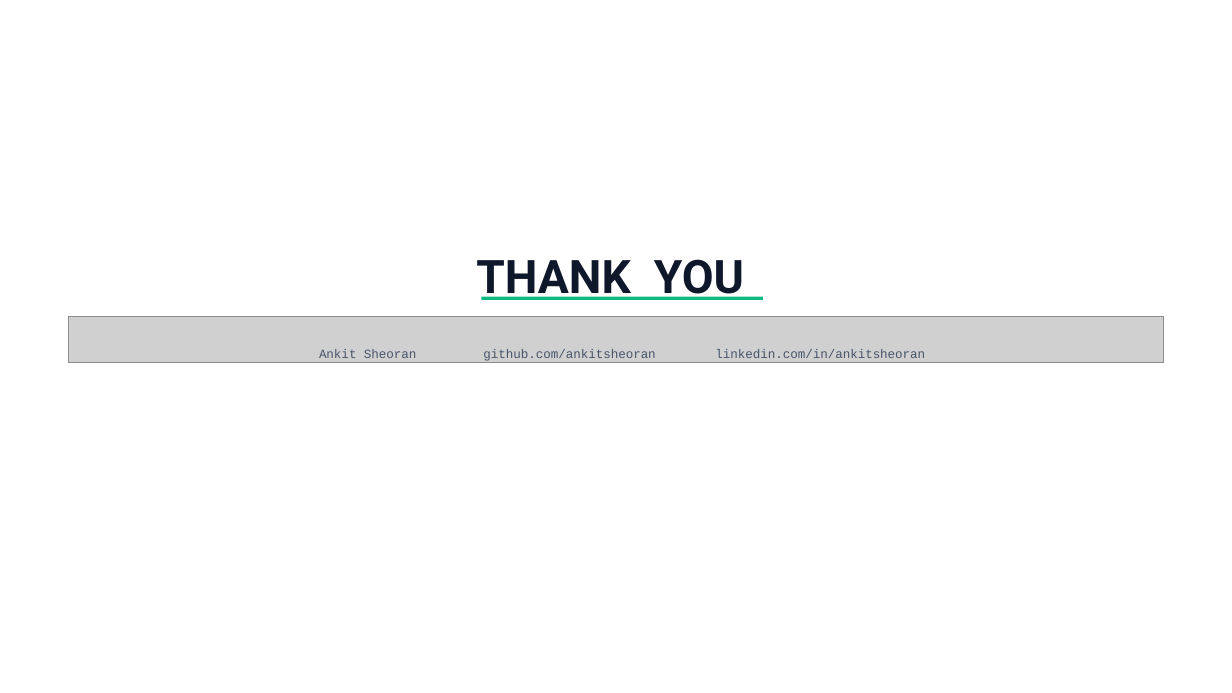
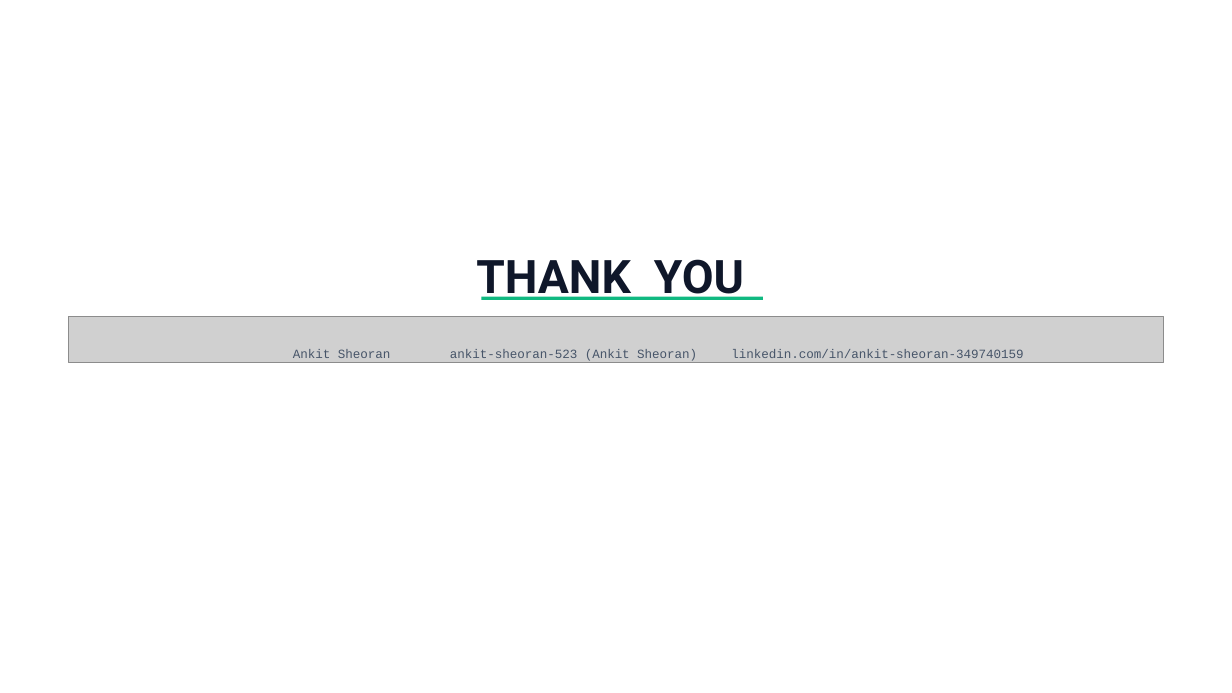
Before and after one commit to ankit-sheoran-523/Excel, a slide deck: slide 13 of Procurement & Supply Chain Analysis/Procurement_dashboard.pptx. Drawn at 1232x693 pixels with LibreOffice and Linux fonts; fonts in the diff are those of the drawing; grey boxes stand for pictures; background and template pictures are left out. Boxes give left, top, right and bottom in pixels: in the first picture for what was removed or moved away, otherwise in the second. Text is boxed around its words. In the diff, an @@ line names an element or a change of style, - is before the commit and + after.

```diff
--- a/Procurement & Supply Chain Analysis/Procurement_dashboard.pptx
+++ b/Procurement & Supply Chain Analysis/Procurement_dashboard.pptx
@@ text "Ankit Sheoran": place and size @@
-text "Ankit Sheoran" at <box>319,349,417,358</box>
+text "Ankit Sheoran" at <box>293,349,391,358</box>
@@ text at <box>450,349,697,361</box>: text changed @@
-github.com/ankitsheoran
+ankit-sheoran-523 (Ankit Sheoran)
@@ text at <box>731,349,1023,358</box>: text changed @@
-linkedin.com/in/ankitsheoran
+linkedin.com/in/ankit-sheoran-349740159
```
Also in this commit, not shown: 9 other slides changed, 1 other file.
